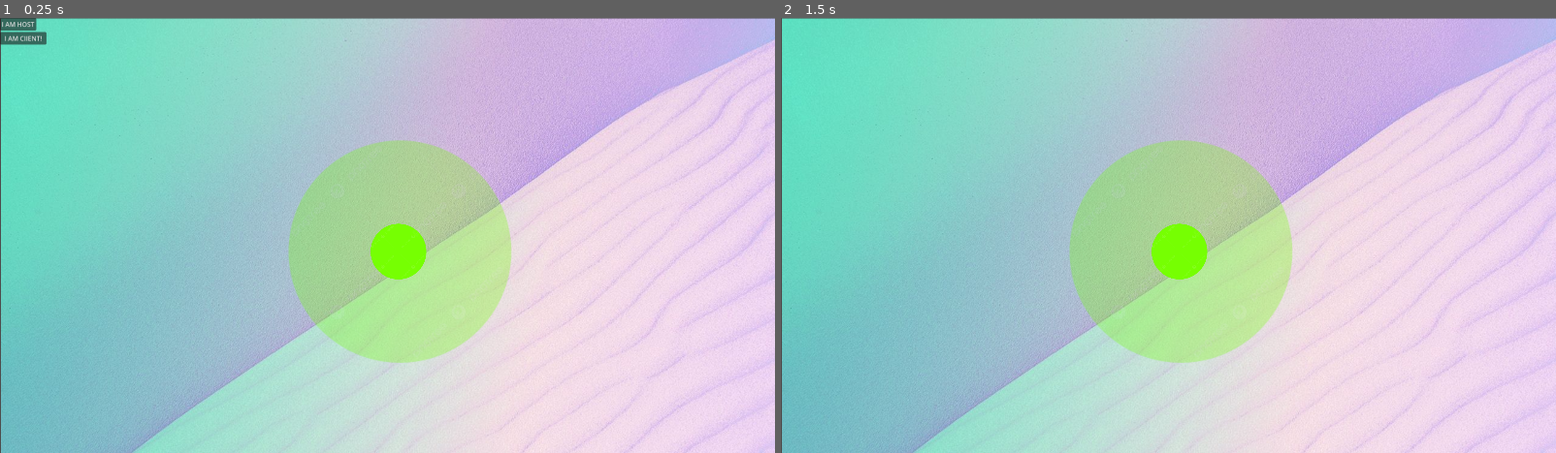
Above: before the commit, frames 1-2 (left to right).
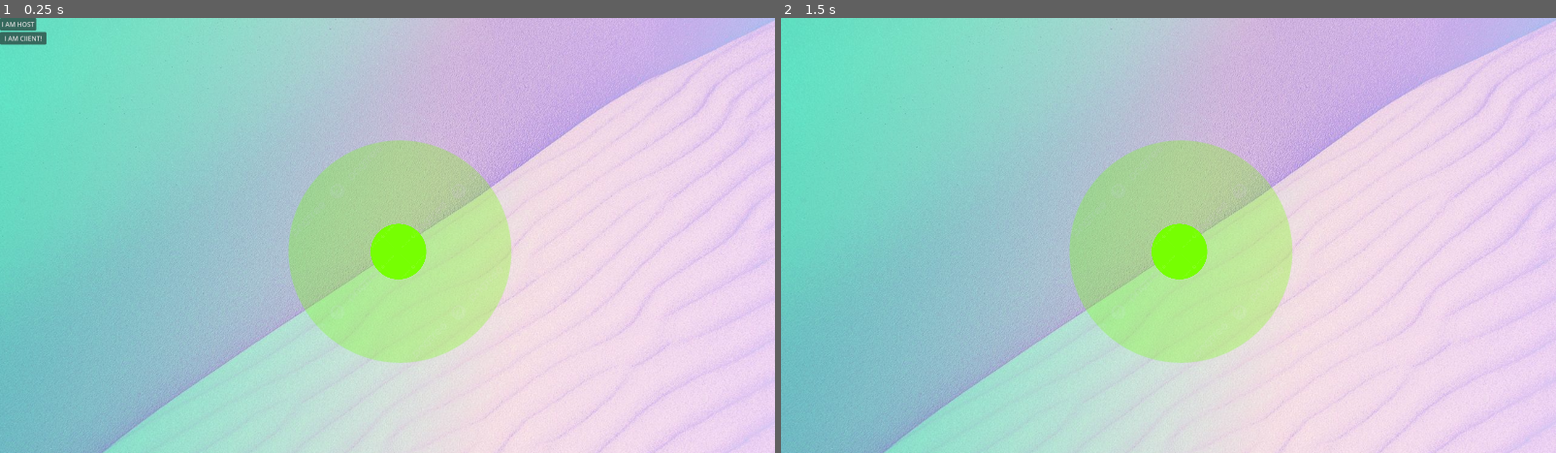
Above: after the commit, the same moments.

Repository: ash4rk/godot_polygon
Game: Godot game, scene res://main.tscn
Same seed, same stepped clock (60 frames per second), same inputs: the game is played once before the commit and once after it. The engine's default icon, where the game draws it, is replaced by a stand-in: a white triangle on a blue panel in a dark square.
Inputs (mouse positions are in pixels of both pictures, inside the frame that each line leads up to):
- Up to frame 1 (0.25 s): no input
- Up to frame 2 (1.5 s): click "I AM ClIENT!" at 0.5 s; tap Enter at 1.25 s; move the mouse to (1339, 213) at 1.27 s

The runs differ from the first frame. In frame 1, 4.5% of the frame differs, in the area x 0-100%, y 0-100%; in frame 2, 4.5%.

Commit message:
FIX: Offset bg sprite position

Diff:
--- a/circles_and_greens/main.tscn
+++ b/circles_and_greens/main.tscn
@@ -8,7 +8,7 @@
 script = ExtResource("1_mm7nk")
 
 [node name="BG" type="Sprite2D" parent="."]
-position = Vector2(1027, 577)
+position = Vector2(989, 548)
 scale = Vector2(1.5, 1.5)
 texture = ExtResource("2_pmoau")
 
